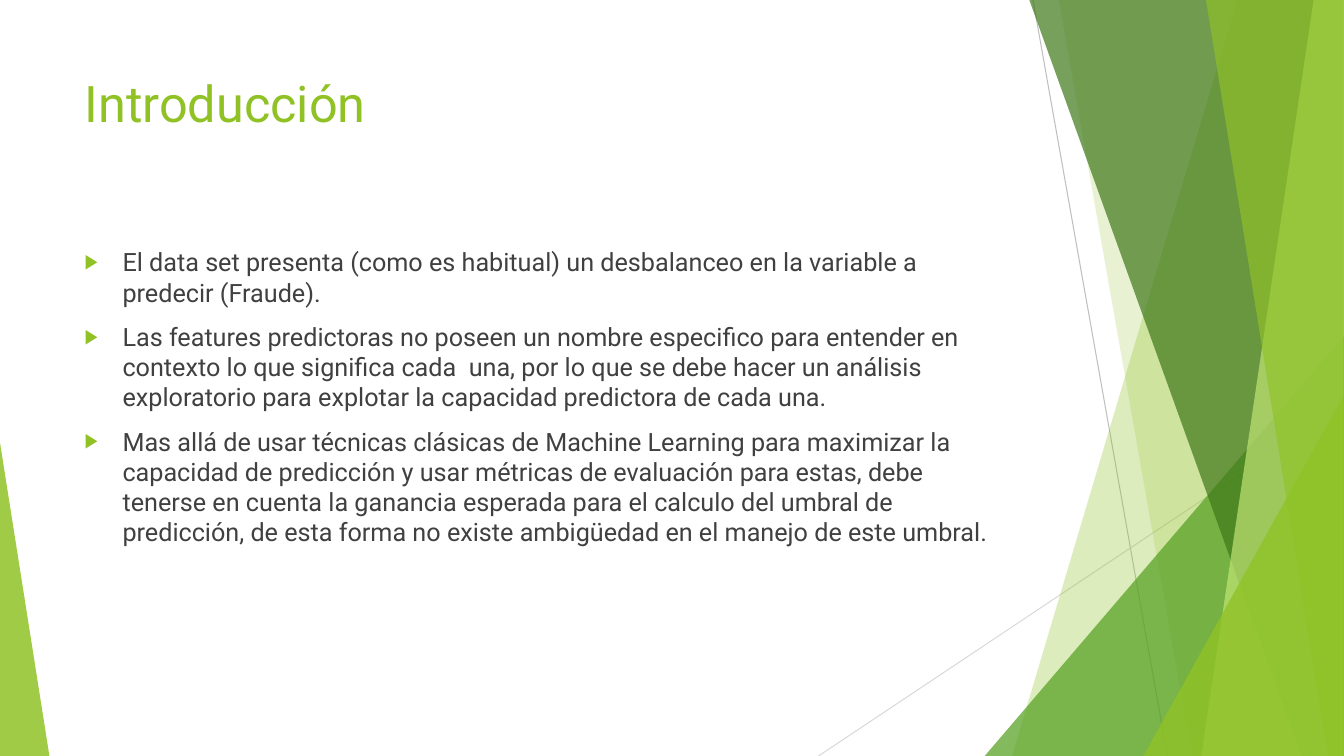
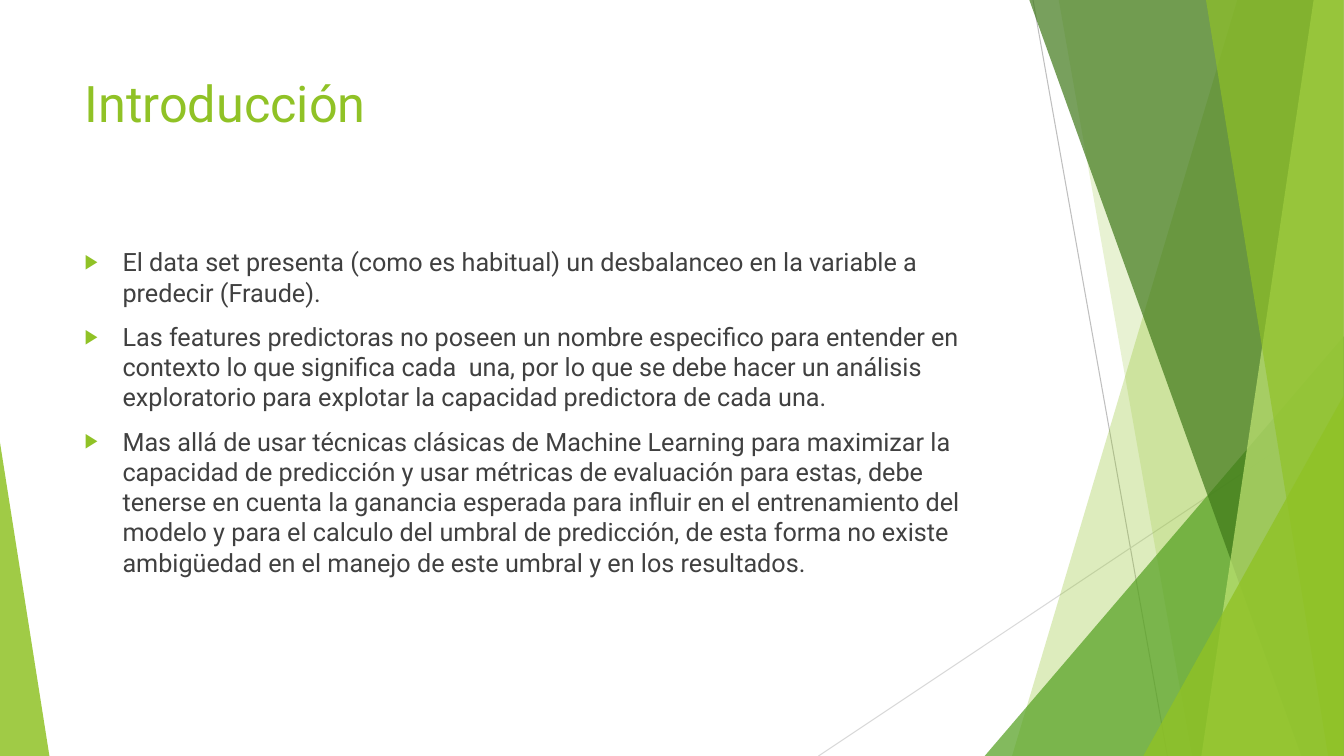
Before and after one commit to JuJurado238/Prueba_MeLi, a slide deck: slide 2 of Modelo de detección de Fraude.pptx. Drawn at 1344x756 pixels with LibreOffice and Linux fonts; fonts in the diff are those of the drawing. Boxes give left, top, right and bottom in pixels: in the first picture for what was removed or moved away, otherwise in the second. Text is boxed around its words. In the diff, an @@ line names an element or a change of style, - is before the commit and + after.

```diff
--- a/Modelo de detección de Fraude.pptx
+++ b/Modelo de detección de Fraude.pptx
@@ text at (123,432,960,578): text changed @@
-▶ Mas allá de usar técnicas clásicas de Machine Learning para maximizar la capacidad de predicción y usar métricas de evaluación para estas, debe tenerse en cuenta la ganancia esperada para el calculo del umbral de predicción, de esta forma no existe ambigüedad en el manejo de este umbral.
+▶ Mas allá de usar técnicas clásicas de Machine Learning para maximizar la capacidad de predicción y usar métricas de evaluación para estas, debe tenerse en cuenta la ganancia esperada para influir en el entrenamiento del modelo y para el calculo del umbral de predicción, de esta forma no existe ambigüedad en el manejo de este umbral y en los resultados.
```
Also in this commit, not shown: 6 other slides changed, 1 slide added, 2 other files.
